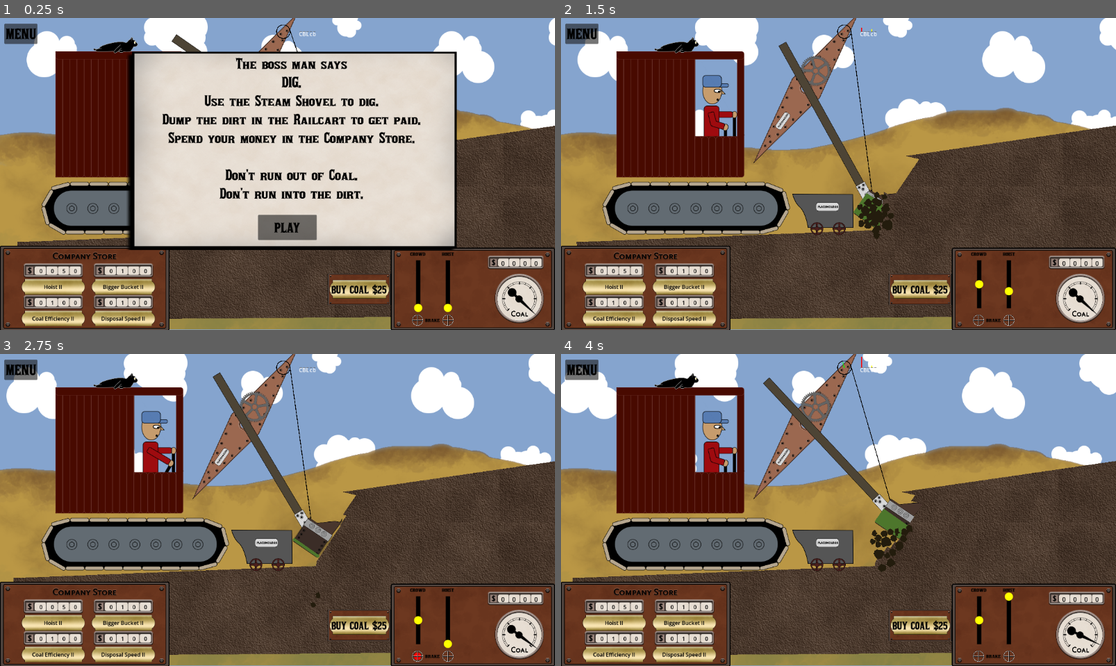
Above: before the commit, frames 1-4 (two rows, left to right).
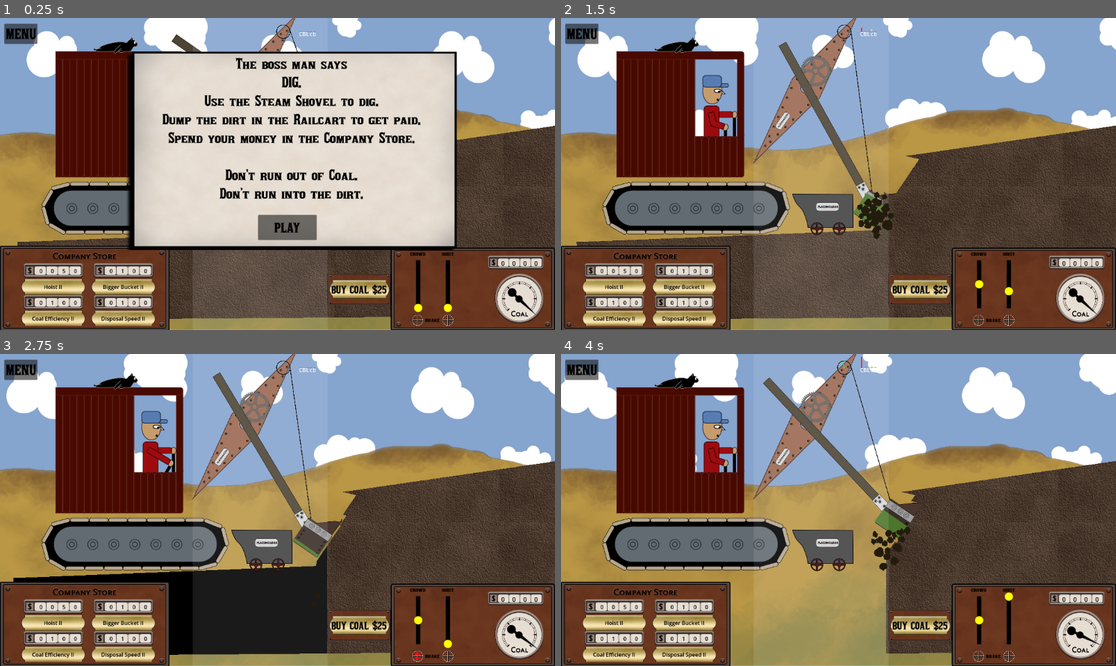
Above: after the commit, the same moments.

Repository: Lobbsterwaffles/Steam-Shov
Game: Godot game, scene res://jonly.tscn
Same seed, same stepped clock (60 frames per second), same inputs: the game is played once before the commit and once after it.
Inputs:
- Up to frame 1 (0.25 s): no input
- Up to frame 2 (1.5 s): click "PLAY" at 0.5 s; hold Q (hoist_up) from 1.28 s (still down); hold B (bucket_release) from 1.28 s (still down)
- Up to frame 3 (2.75 s): release Q (hoist_up) at 2.03 s; release B (bucket_release) at 2.03 s; hold Shift (crowd_brake) from 2.03 s (still down); tap O (crowd_in) at 2.1 s
- Up to frame 4 (4 s): release Shift (crowd_brake) at 2.78 s; hold P (crowd_out) 2.78-3.53 s; hold Q (hoist_up) from 2.78 s (still down); tap B (bucket_release) at 3.6 s

The runs differ from the first frame. In frame 1, less than 0.1% of the frame differs, in the area x 41-55%, y 2-86%; in frame 2, 0.3%; in frame 3, 8.7%; in frame 4, 8.9%, in the area x 2-64%, y 0-97%.

Commit message:
garbagecollector

Diff:
--- a/jonly.tscn
+++ b/jonly.tscn
@@ -34,6 +34,7 @@
 [ext_resource type="Script" uid="uid://b316wig1vgeww" path="res://end_of_the_world.gd" id="25_bv3ij"]
 [ext_resource type="Texture2D" uid="uid://db7546kd64btd" path="res://graphics/UI/money.png" id="25_cdl7u"]
 [ext_resource type="Texture2D" uid="uid://dw847rp0sfuyr" path="res://graphics/UI/Gauge.png" id="26_gght3"]
+[ext_resource type="Script" uid="uid://dm1go8w6w0r5j" path="res://left_edge.gd" id="26_t32kh"]
 [ext_resource type="Script" uid="uid://cpi4680ouh48b" path="res://store_grid.gd" id="29_dqk33"]
 [ext_resource type="Theme" uid="uid://cg0caupgk0fgu" path="res://ui_theme.tres" id="32_7xl4i"]
 [ext_resource type="Script" uid="uid://cdhvvlo4hvfcf" path="res://cheat.gd" id="32_cdl7u"]
@@ -383,6 +384,19 @@
 position = Vector2(3459, 525)
 script = ExtResource("25_bv3ij")
 
+[node name="left_edge" type="Polygon2D" parent="." unique_id=370960355]
+position = Vector2(78, 613)
+color = Color(1, 1, 1, 0.101960786)
+polygon = PackedVector2Array(0, -700, 0, 400, 400, 400, 400, -700)
+script = ExtResource("26_t32kh")
+
+[node name="Timer" type="Timer" parent="left_edge" unique_id=1628952200]
+wait_time = 2.0
+autostart = true
+
+[node name="Marker2D" type="Marker2D" parent="left_edge" unique_id=671932964]
+position = Vector2(433, 51)
+
 [node name="minecart" type="StaticBody2D" parent="." unique_id=1387034368]
 position = Vector2(232, 584)
 collision_layer = 1793
--- /dev/null
+++ b/left_edge.gd
@@ -0,0 +1,16 @@
+extends Polygon2D
+
+func _ready():
+	$Timer.timeout.connect(interval)
+
+func interval():
+	var xf = %poly.global_transform.affine_inverse() * global_transform
+	var pieces = Geometry2D.clip_polygons(%poly.polygon, xf * polygon)
+	var mrk = xf * $Marker2D.position
+	for p in pieces:
+		if Geometry2D.is_point_in_polygon(mrk, p):
+			%poly.polygon = p
+			%visualdirt.polygon = p
+			%poly.queue_redraw()
+			%visualdirt.queue_redraw()
+			return
Not shown, added: left_edge.gd.uid
